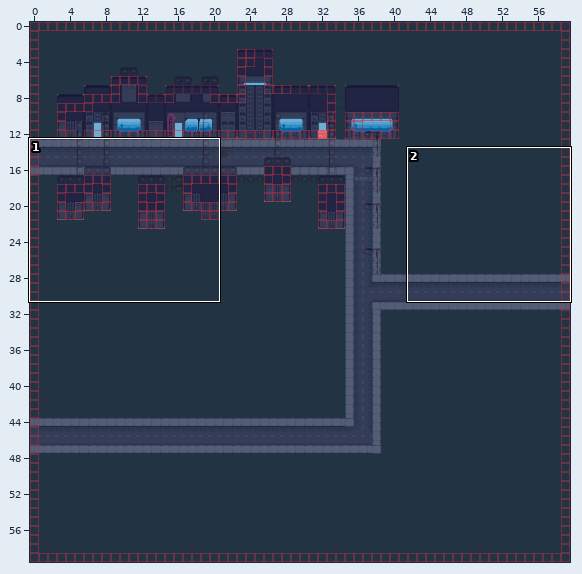
Tiled map, stored at tiledMaps/City.tmx. Above: a wide view before the commit, with the close-up outlined.
Close-up. First the earlier version:
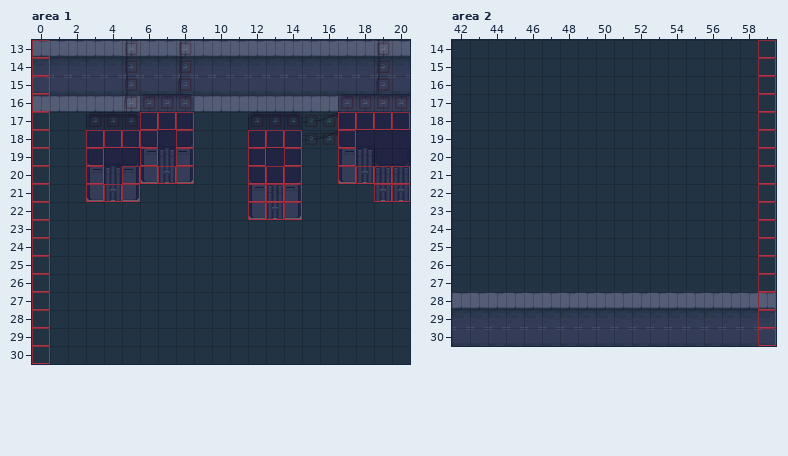
Cells are 40x40 px. Shown: area 1 x 0..20, y 13..30; area 2 x 42..59, y 14..30. The commit also changed other parts of the map, which this record leaves out.
Now the later version:
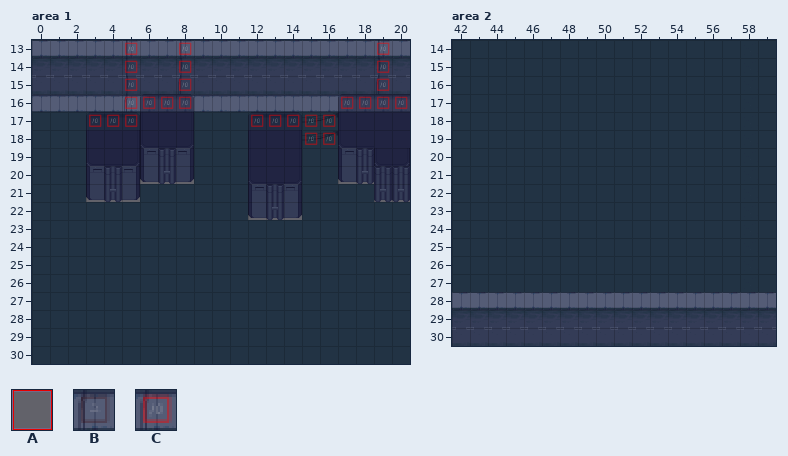
Key: from "AllTiles": A 1; from "height": B 1, C 9.
_ is an empty cell.
See-through tiles are keyed as they look on the map.
Change:
layer "Heightmap" opacity 29% -> 44%
Layer "Interactable" (now hidden), area 1:
y 13..16: x 0 A -> _
y 17: x 0 A -> _; x 6..8 AAA -> ___; x 17..20 AAAA -> ____
y 18: x 0 A -> _; x 3..6 AAAA -> ____; x 8 A -> _; x 12..14 AAA -> ___; x 17 A -> _
y 19: x 0 A -> _; x 3 A -> _; x 6 A -> _; x 8 A -> _; x 12 A -> _; x 14 A -> _; x 17 A -> _
y 20: x 0 A -> _; x 3 A -> _; x 5..8 AAAA -> ____; x 12..14 AAA -> ___; x 17..20 AAAA -> ____
y 21: x 0 A -> _; x 3..5 AAA -> ___; x 12..14 AAA -> ___; x 19..20 AA -> __
y 22: x 0 A -> _; x 12..14 AAA -> ___
y 23..30: x 0 A -> _
Layer "Heightmap", area 1:
y 13..15: x 5 B -> C; x 8 B -> C; x 19 B -> C
y 16: x 5..8 BBBB -> CCCC; x 17..20 BBBB -> CCCC
y 17: x 3..5 BBB -> CCC; x 12..16 BBBBB -> CCCCC
y 18: x 15..16 BB -> CC
Layer "Interactable" (now hidden), area 2:
y 14..30: x 59 A -> _
